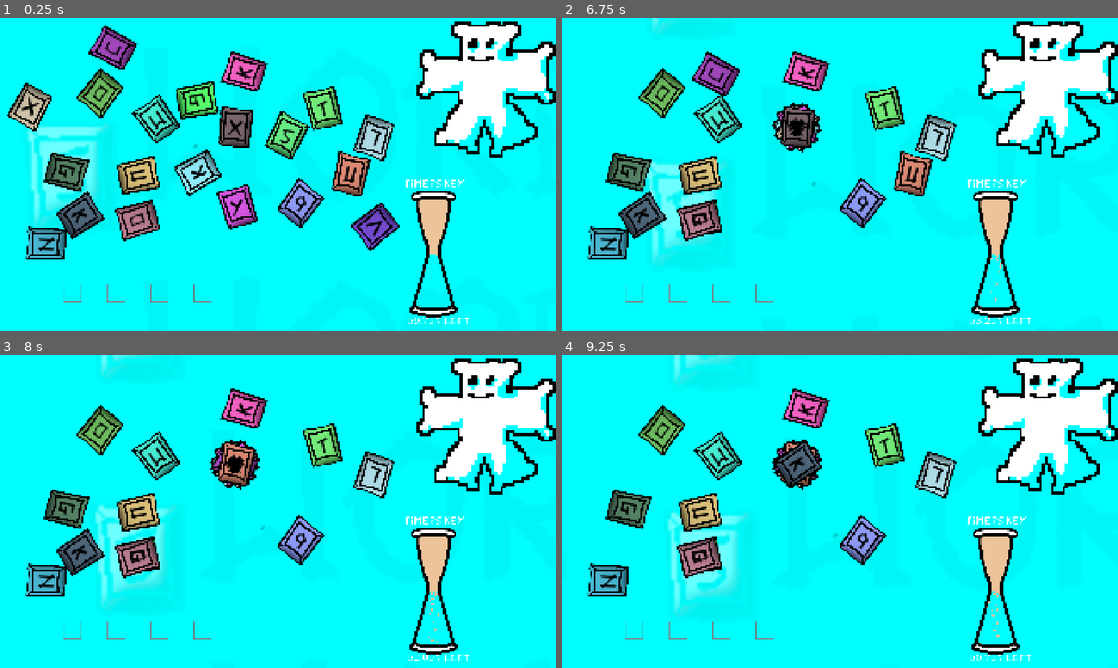
Above: before the commit, frames 1-4 (two rows, left to right).
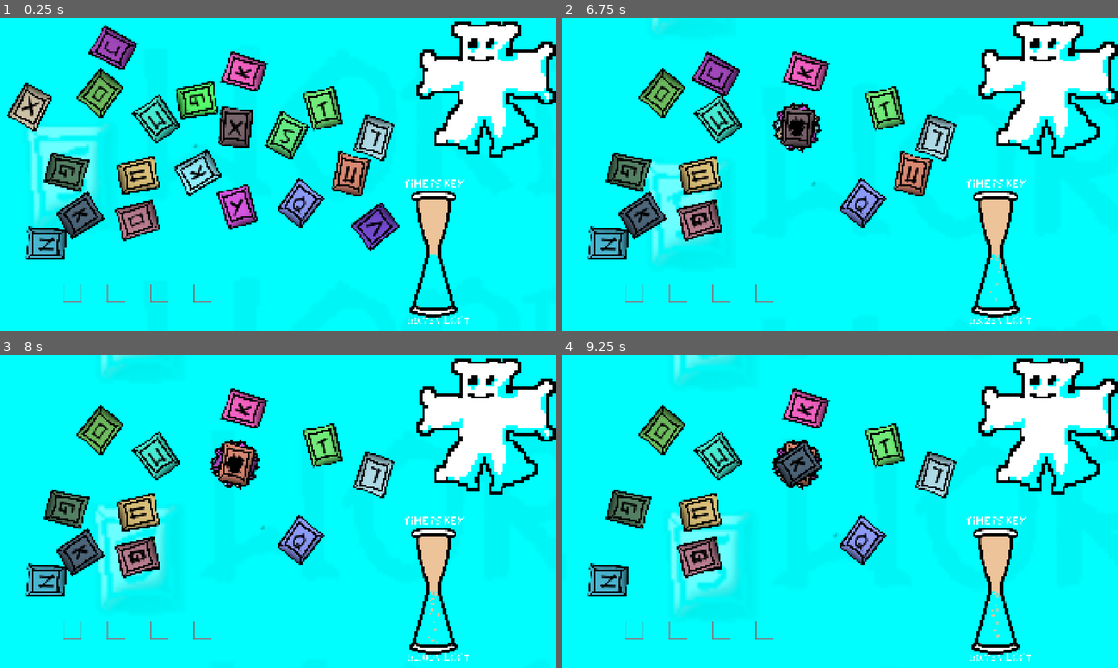
Above: after the commit, the same moments.

Repository: perlindgren/s_word
Game: Godot game, scene res://scenes/main.tscn
Same seed, same stepped clock (60 frames per second), same inputs: the game is played once before the commit and once after it.
Inputs (mouse positions are in pixels of both pictures, inside the frame that each line leads up to):
- Up to frame 1 (0.25 s): no input
- Up to frame 2 (6.75 s): drag from (851, 136) to (940, 227) at 0.52 s; drag from (940, 227) to (762, 171) at 1.27 s; move the mouse to (862, 202) at 2.02 s; click (862, 202) at 2.17 s; drag from (762, 171) to (589, 105) at 2.77 s; drag from (589, 105) to (795, 127) at 3.52 s; drag from (801, 205) to (795, 127) at 4.27 s; move the mouse to (795, 127) at 5.02 s; click (795, 127) at 5.17 s; drag from (756, 99) to (701, 221) at 5.77 s; drag from (673, 49) to (795, 127) at 6.52 s
- Up to frame 3 (8 s): drag from (350, 511) to (233, 464) at 7.27 s
- Up to frame 4 (9.25 s): move the mouse to (701, 558) at 8.02 s; click (701, 558) at 8.17 s; drag from (639, 552) to (795, 464) at 8.77 s

The runs differ from the first frame. In frame 1, 0.7% of the frame differs, in the area x 3-85%, y 7-98%; in frame 2, 0.5%; in frame 3, 0.5%; in frame 4, 0.5%.

Commit message:
font, hourglass and flip

Diff:
--- /dev/null
+++ b/resources/horizontal_wall.tres
@@ -0,0 +1,4 @@
+[gd_resource type="RectangleShape2D" format=3 uid="uid://k471w1mbvy4t"]
+
+[resource]
+size = Vector2(1400, 20)
--- /dev/null
+++ b/resources/vertical_wall.tres
@@ -0,0 +1,4 @@
+[gd_resource type="RectangleShape2D" format=3 uid="uid://bq4u3nylthe40"]
+
+[resource]
+size = Vector2(20, 800)
--- a/scenes/main.tscn
+++ b/scenes/main.tscn
@@ -1,6 +1,6 @@
 [gd_scene format=3 uid="uid://c08ajglgtevpi"]
 
-[ext_resource type="Script" uid="uid://o1jndp3aecxy" path="res://scenes/main.gd" id="1_sugp2"]
+[ext_resource type="Script" uid="uid://o1jndp3aecxy" path="res://scripts/main.gd" id="1_sugp2"]
 [ext_resource type="Texture2D" uid="uid://uj1uaukpnjsl" path="res://assets/sprites/event_plillowman.png" id="2_0wfyh"]
 [ext_resource type="Texture2D" uid="uid://dgbnmrok7vcl0" path="res://assets/sprites/sWORD.png" id="4_tbgi4"]
 [ext_resource type="Shader" uid="uid://drx10xq2ldktx" path="res://scripts/hourglass.gdshader" id="4_tefeu"]
@@ -8,6 +8,8 @@
 [ext_resource type="Script" uid="uid://c3tku83g2yeiy" path="res://scripts/hourglass.gd" id="6_o6xl0"]
 [ext_resource type="Texture2D" uid="uid://d3i7y4cwcia12" path="res://assets/sprites/dot.png" id="6_tefeu"]
 [ext_resource type="FontFile" uid="uid://n74onkhokknh" path="res://assets/fonts/JameGem08_2026-Regular.ttf" id="8_tipki"]
+[ext_resource type="Shape2D" uid="uid://k471w1mbvy4t" path="res://resources/horizontal_wall.tres" id="9_choun"]
+[ext_resource type="Shape2D" uid="uid://bq4u3nylthe40" path="res://resources/vertical_wall.tres" id="10_ya4ey"]
 
 [sub_resource type="ShaderMaterial" id="ShaderMaterial_srqkv"]
 shader = ExtResource("4_tefeu")
@@ -101,3 +103,29 @@
 theme_override_fonts/font = ExtResource("8_tipki")
 theme_override_font_sizes/font_size = 64
 text = "60.0"
+
+[node name="Walls" type="Node2D" parent="." unique_id=482203113]
+position = Vector2(695, 836)
+
+[node name="Top" type="StaticBody2D" parent="Walls" unique_id=1935853392]
+position = Vector2(-7, -824)
+
+[node name="CollisionShape2D" type="CollisionShape2D" parent="Walls/Top" unique_id=48677673]
+shape = ExtResource("9_choun")
+
+[node name="Right" type="StaticBody2D" parent="Walls" unique_id=1129950700]
+position = Vector2(681, -413)
+
+[node name="CollisionShape2D" type="CollisionShape2D" parent="Walls/Right" unique_id=261860743]
+shape = ExtResource("10_ya4ey")
+
+[node name="Left" type="StaticBody2D" parent="Walls" unique_id=1308583155]
+position = Vector2(-687, -410)
+
+[node name="CollisionShape2D" type="CollisionShape2D" parent="Walls/Left" unique_id=416461170]
+shape = ExtResource("10_ya4ey")
+
+[node name="Bottom" type="StaticBody2D" parent="Walls" unique_id=362291498]
+
+[node name="CollisionShape2D" type="CollisionShape2D" parent="Walls/Bottom" unique_id=911688766]
+shape = ExtResource("9_choun")
--- a/scripts/brick.gd
+++ b/scripts/brick.gd
@@ -13,13 +13,22 @@
 		global_position = get_global_mouse_position() - click_offset
 
 func _input_event(_viewport: Viewport, event: InputEvent, _shape_idx: int) -> void:
-	if event is InputEventMouseButton and event.button_index == MOUSE_BUTTON_LEFT:
-		if event.pressed:
-			is_dragging = true
-			click_offset = get_global_mouse_position() - global_position
-			starting_position = global_position
-			# Temporarily lift item layer so it renders above other slots/items
-			z_index = 10
+	if event is InputEventMouseButton and event.pressed:
+		match event.button_index:
+			MOUSE_BUTTON_LEFT:
+				is_dragging = true
+				click_offset = get_global_mouse_position() - global_position
+				starting_position = global_position
+				# Temporarily lift item layer so it renders above other slots/items
+				z_index = 10
+			MOUSE_BUTTON_RIGHT:
+				print("flip")
+				var sprite = get_child(0)
+				var tween = create_tween()
+				await tween.tween_property(self, "scale", Vector2(0.0, -1.0), 0.25).finished
+				sprite.visible = not get_child(0).visible
+				tween = create_tween()
+				tween.tween_property(self, "scale", Vector2.ONE, 0.25)
 
 func _input(event: InputEvent) -> void:
 	if event is InputEventMouseButton and event.button_index == MOUSE_BUTTON_LEFT:
--- a/scripts/hourglass.gd
+++ b/scripts/hourglass.gd
@@ -10,7 +10,6 @@
 
 func _process(delta) -> void:
 	curr_time -= delta
-	print("curr_time ", curr_time)
 	material.set_shader_parameter("ratio", 0.5 - curr_time/(2 * time))
 	seconds.text = str("%.2f" % curr_time + "S LEFT")
 	if curr_time < 10.0:
Binary file changed: assets/fonts/JameGem08_2026-Regular.ttf
Renamed: scenes/main.gd -> scripts/main.gd
Renamed: scenes/main.gd.uid -> scripts/main.gd.uid
